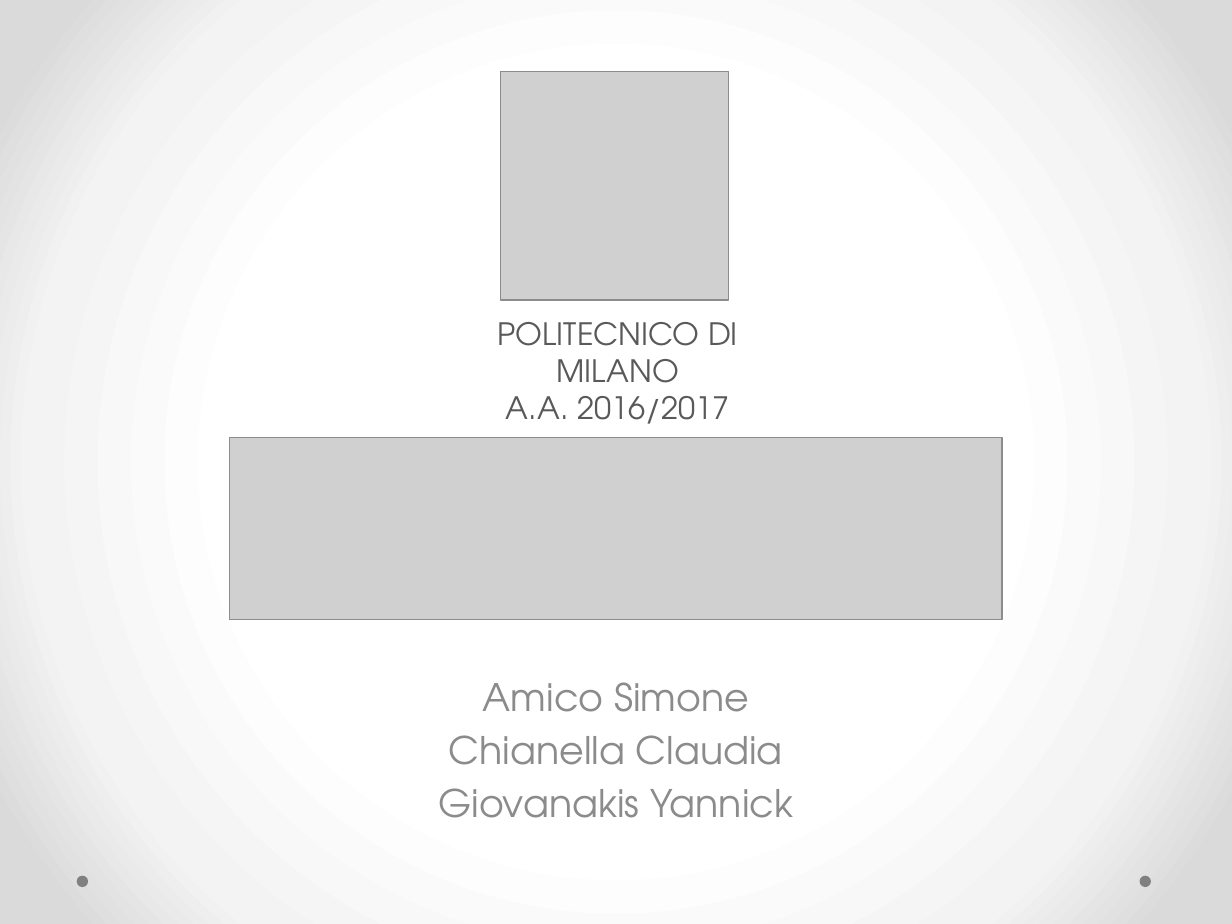
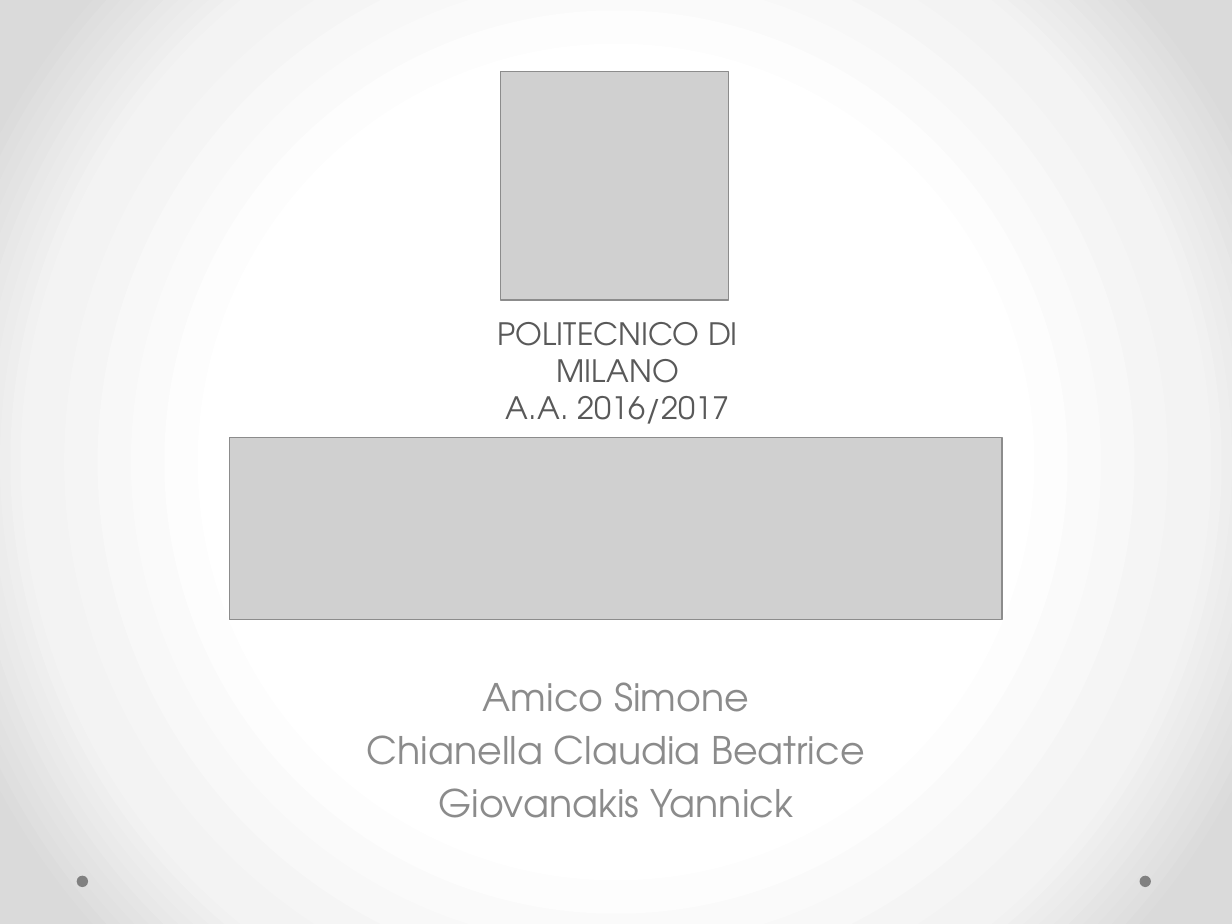
Before and after one commit to yangi92/SE2_PowerEnJoy, a slide deck: slide 1 of PP/FinalPresentation.pptx. Drawn at 1232x924 pixels with LibreOffice and Linux fonts; fonts in the diff are those of the drawing; grey boxes stand for pictures. Boxes give left, top, right and bottom in pixels: in the first picture for what was removed or moved away, otherwise in the second. Text is boxed around its words. In the diff, an @@ line names an element or a change of style, - is before the commit and + after.

```diff
--- a/PP/FinalPresentation.pptx
+++ b/PP/FinalPresentation.pptx
@@ subtitle at box(367, 735, 865, 765): text changed @@
-Chianella Claudia
+Chianella Claudia Beatrice
```
Also in this commit, not shown: 2 other slides changed, 2 slides removed.
